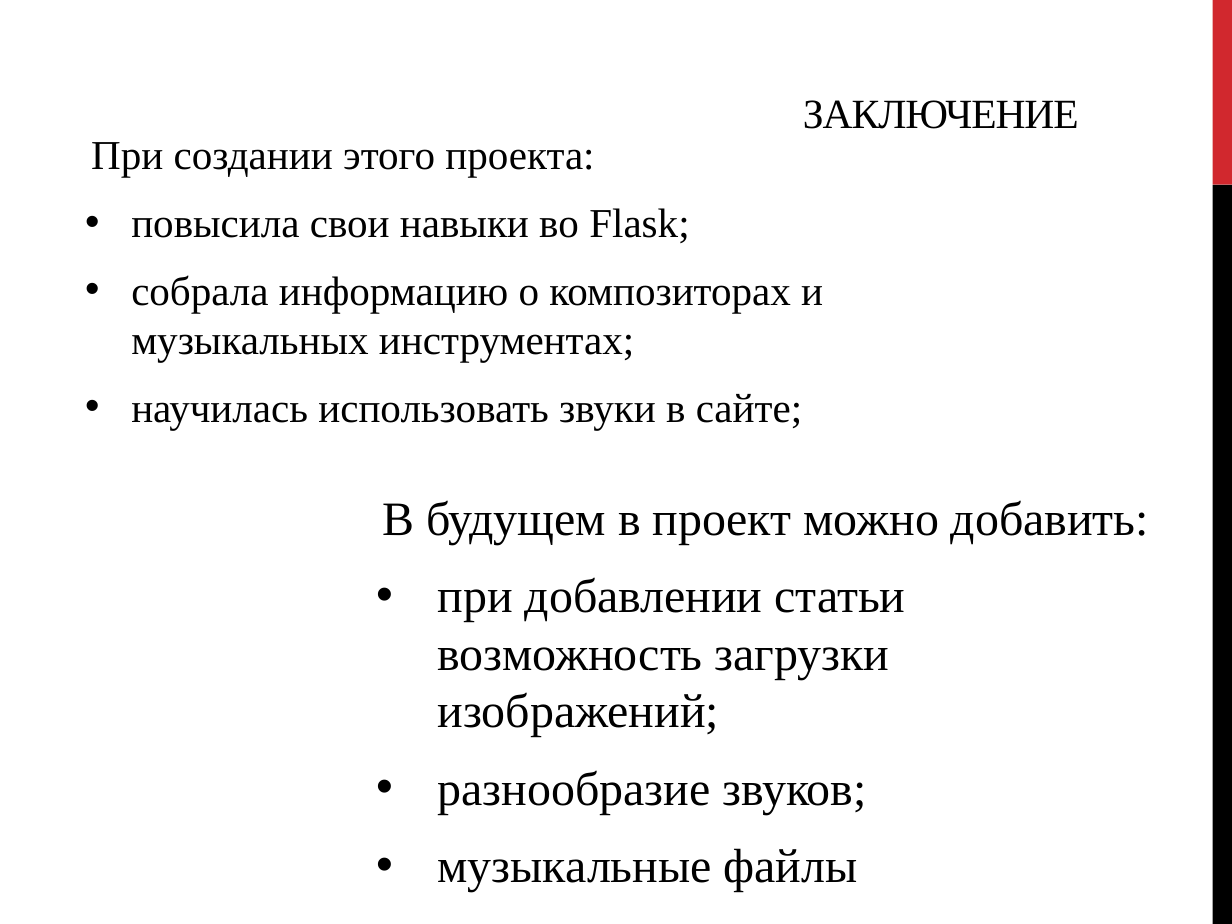
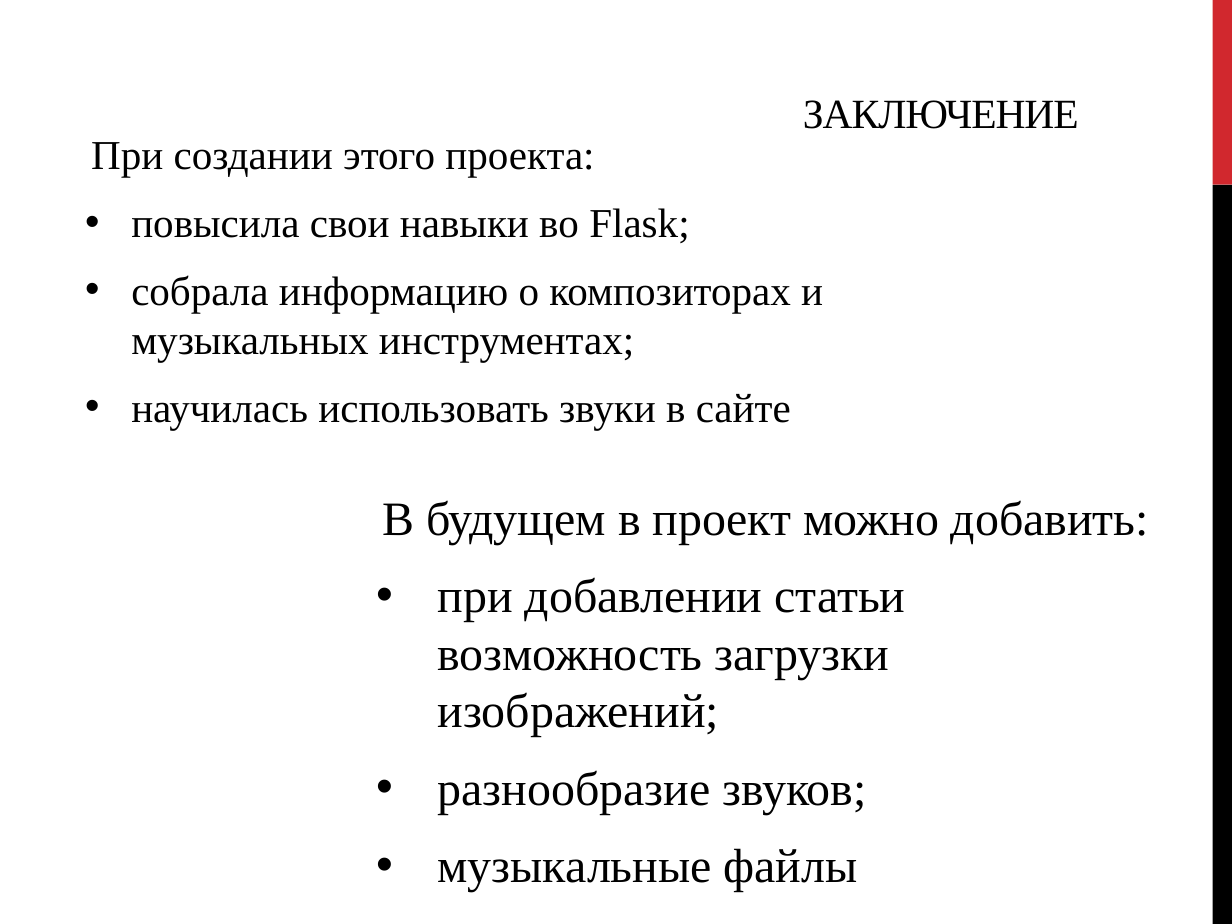
Before and after one commit to 1-Inna-1/project_web, a slide deck: slide 12 of web.pptx. Drawn at 1232x924 pixels with LibreOffice and Linux fonts; fonts in the diff are those of the drawing. Boxes give left, top, right and bottom in pixels: in the first picture for what was removed or moved away, otherwise in the second. Text is boxed around its words. In the diff, an @@ line names an element or a change of style, - is before the commit and + after.

```diff
--- a/web.pptx
+++ b/web.pptx
@@ text at bbox=[131, 394, 791, 430]: text changed @@
-• научилась использовать звуки в сайте;
+• научилась использовать звуки в сайте
```
Also in this commit, not shown: 3 other slides changed, 1 slide added, 1 slide removed, 4 other files.
